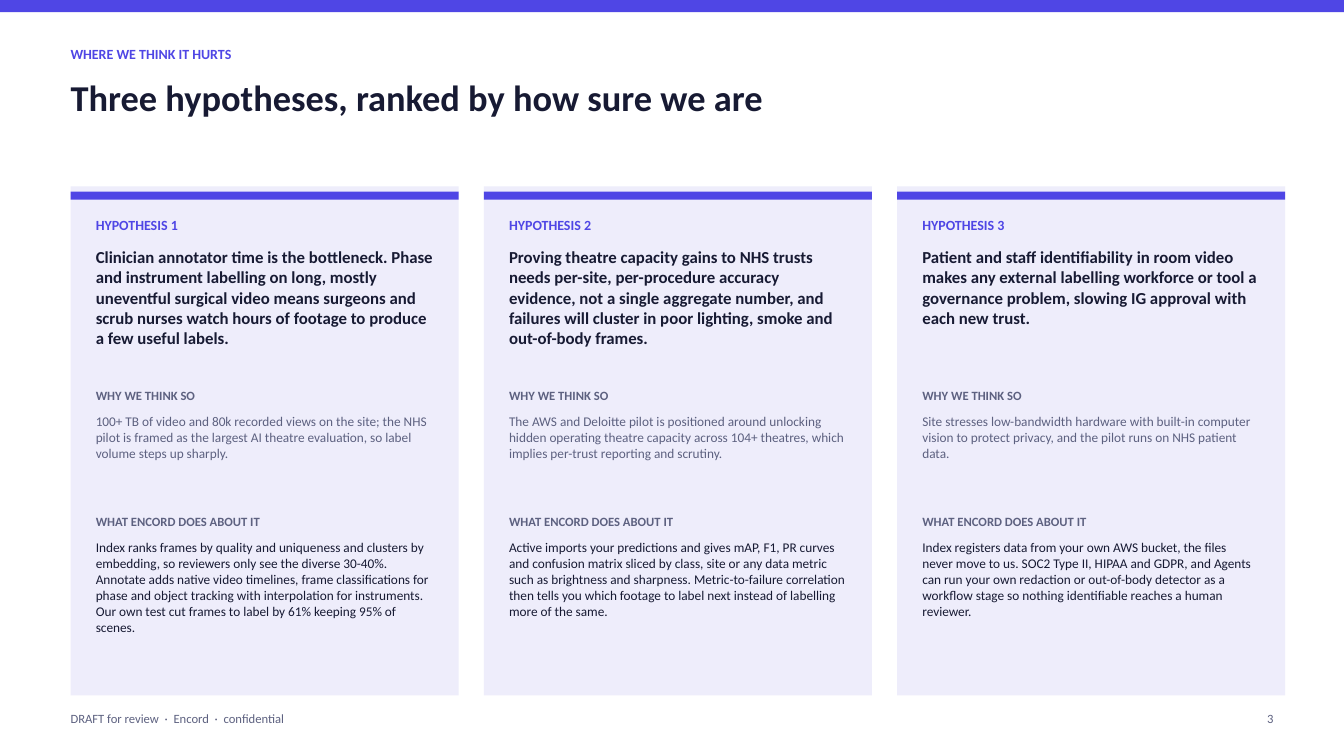
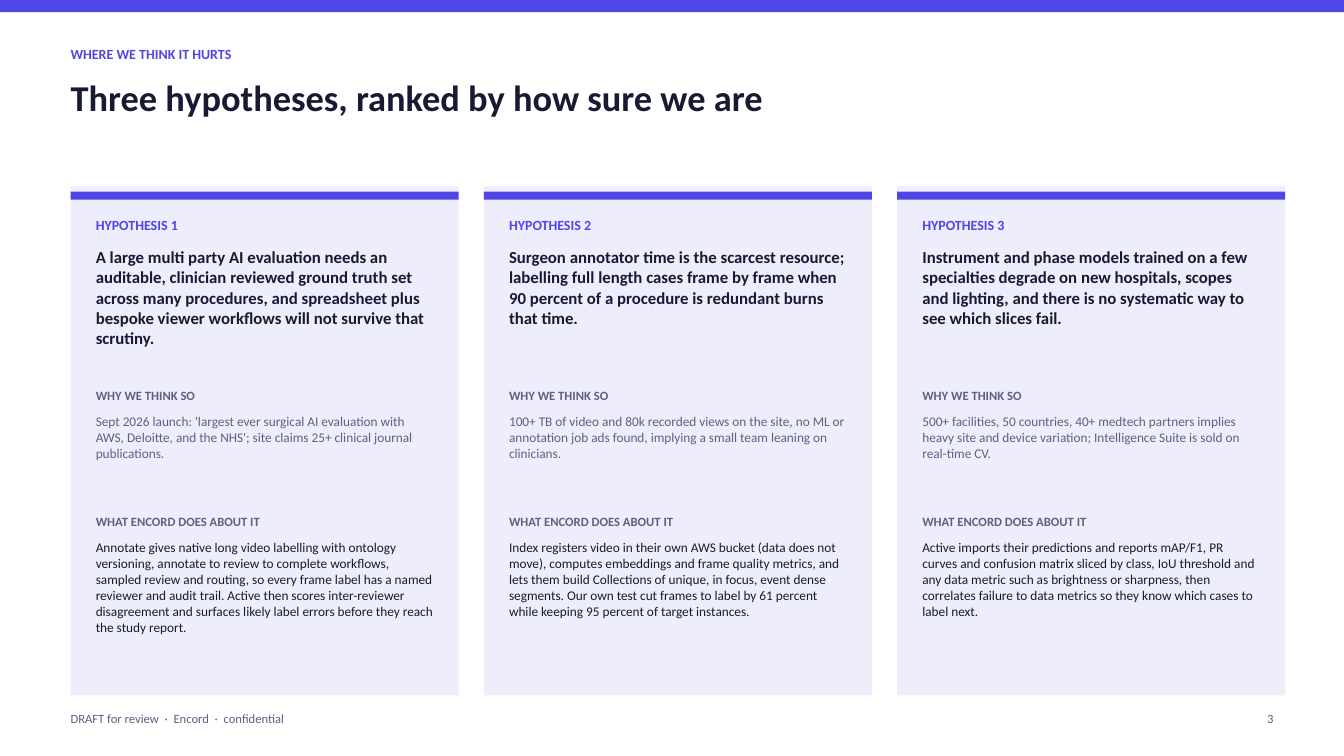
Before and after one commit to qaisak/signal-desk, a slide deck: slide 3 of docs/briefs/proximie.pptx. Drawn at 1344x756 pixels with LibreOffice and Linux fonts; fonts in the diff are those of the drawing. Boxes give left, top, right and bottom in pixels: in the first picture for what was removed or moved away, otherwise in the second. Text is boxed around its words. In the diff, an @@ line names an element or a change of style, - is before the commit and + after.

```diff
--- a/docs/briefs/proximie.pptx
+++ b/docs/briefs/proximie.pptx
@@ text at (x1=96, y1=251, x2=424, y2=347): text changed @@
-Clinician annotator time is the bottleneck. Phase and instrument labelling on long, mostly uneventful surgical video means surgeons and scrub nurses watch hours of footage to produce a few useful labels.
+A large multi party AI evaluation needs an auditable, clinician reviewed ground truth set across many procedures, and spreadsheet plus bespoke viewer workflows will not survive that scrutiny.
@@ text at (x1=509, y1=251, x2=845, y2=324): text changed @@
-Proving theatre capacity gains to NHS trusts needs per-site, per-procedure accuracy evidence, not a single aggregate number, and failures will cluster in poor lighting, smoke and out-of-body frames.
+Surgeon annotator time is the scarcest resource; labelling full length cases frame by frame when 90 percent of a procedure is redundant burns that time.
@@ text at (x1=922, y1=251, x2=1247, y2=324): text changed @@
-Patient and staff identifiability in room video makes any external labelling workforce or tool a governance problem, slowing IG approval with each new trust.
+Instrument and phase models trained on a few specialties degrade on new hospitals, scopes and lighting, and there is no systematic way to see which slices fail.
@@ text at (x1=96, y1=417, x2=412, y2=460): text changed @@
-100+ TB of video and 80k recorded views on the site; the NHS pilot is framed as the largest AI theatre evaluation, so label volume steps up sharply.
+Sept 2026 launch: 'largest ever surgical AI evaluation with AWS, Deloitte, and the NHS'; site claims 25+ clinical journal publications.
@@ text at (x1=509, y1=417, x2=845, y2=458): text changed @@
-The AWS and Deloitte pilot is positioned around unlocking hidden operating theatre capacity across 104+ theatres, which implies per-trust reporting and scrutiny.
+100+ TB of video and 80k recorded views on the site, no ML or annotation job ads found, implying a small team leaning on clinicians.
@@ text at (x1=922, y1=417, x2=1240, y2=458): text changed @@
-Site stresses low-bandwidth hardware with built-in computer vision to protect privacy, and the pilot runs on NHS patient data.
+500+ facilities, 50 countries, 40+ medtech partners implies heavy site and device variation; Intelligence Suite is sold on real-time CV.
@@ text at (x1=96, y1=542, x2=433, y2=634): text changed @@
-Index ranks frames by quality and uniqueness and clusters by embedding, so reviewers only see the diverse 30-40%. Annotate adds native video timelines, frame classifications for phase and object tracking with interpolation for instruments. Our own test cut frames to label by 61% keeping 95% of scenes.
+Annotate gives native long video labelling with ontology versioning, annotate to review to complete workflows, sampled review and routing, so every frame label has a named reviewer and audit trail. Active then scores inter-reviewer disagreement and surfaces likely label errors before they reach the study report.
@@ text at (x1=509, y1=542, x2=839, y2=619): text changed @@
-Active imports your predictions and gives mAP, F1, PR curves and confusion matrix sliced by class, site or any data metric such as brightness and sharpness. Metric-to-failure correlation then tells you which footage to label next instead of labelling more of the same.
+Index registers video in their own AWS bucket (data does not move), computes embeddings and frame quality metrics, and lets them build Collections of unique, in focus, event dense segments. Our own test cut frames to label by 61 percent while keeping 95 percent of target instances.
@@ text at (x1=922, y1=542, x2=1254, y2=616): text changed @@
-Index registers data from your own AWS bucket, the files never move to us. SOC2 Type II, HIPAA and GDPR, and Agents can run your own redaction or out-of-body detector as a workflow stage so nothing identifiable reaches a human reviewer.
+Active imports their predictions and reports mAP/F1, PR curves and confusion matrix sliced by class, IoU threshold and any data metric such as brightness or sharpness, then correlates failure to data metrics so they know which cases to label next.
```
Also in this commit, not shown: 6 other slides changed, 9 other files.
